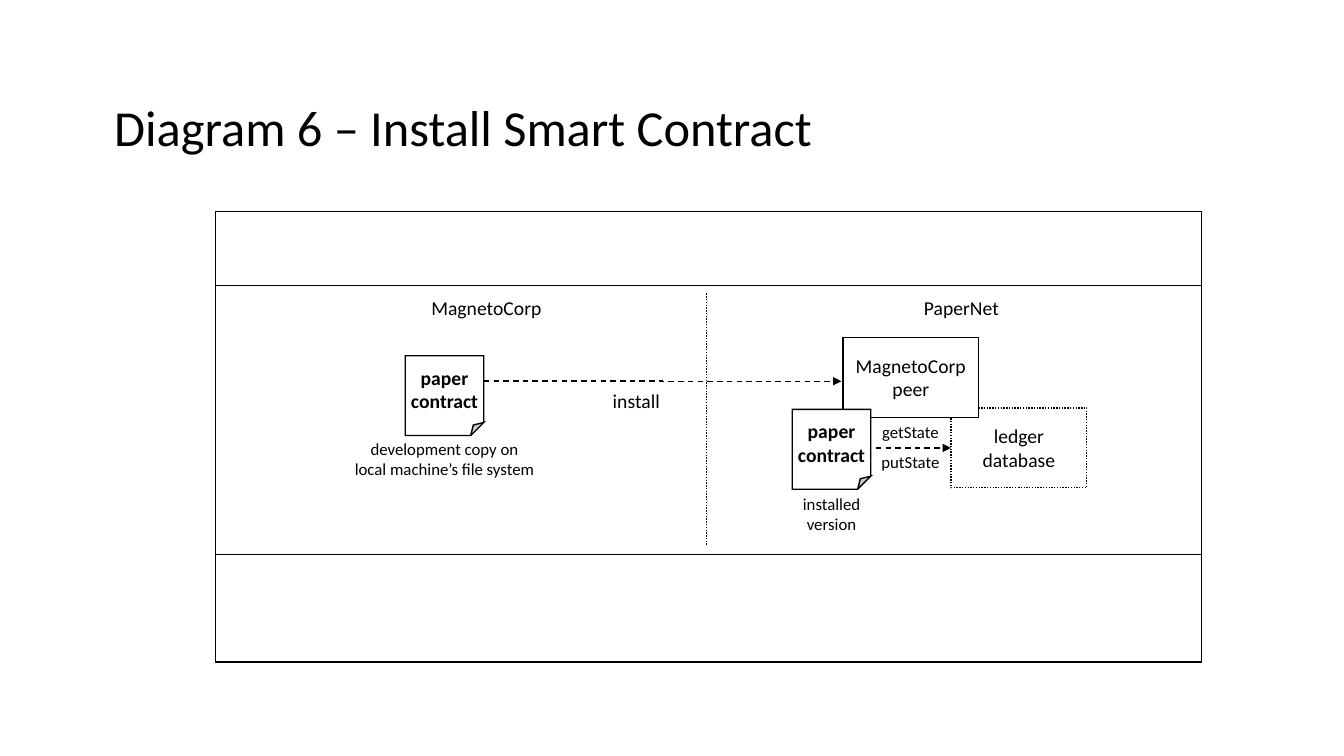
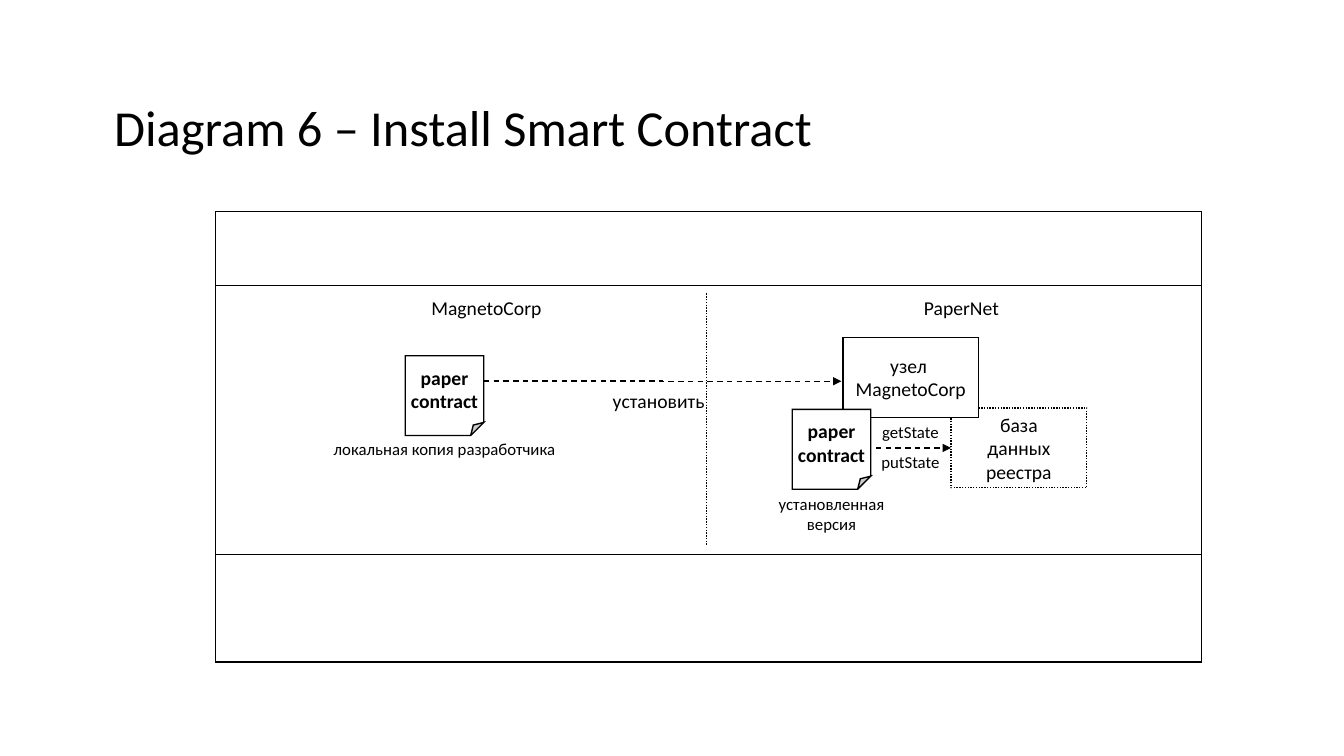
Before and after one commit to hyperledger/fabric-docs-i18n, a slide deck: slide 12 of docs/locale/ru_RU/source/tutorial/diagrams.pptx. Drawn at 1344x756 pixels with LibreOffice and Linux fonts; fonts in the diff are those of the drawing. Boxes give left, top, right and bottom in pixels: in the first picture for what was removed or moved away, otherwise in the second. Text is boxed around its words. In the diff, an @@ line names an element or a change of style, - is before the commit and + after.

```diff
--- a/docs/locale/ru_RU/source/tutorial/diagrams.pptx
+++ b/docs/locale/ru_RU/source/tutorial/diagrams.pptx
@@ text in rectangle at <box>890,363,927,376</box>: paragraph added @@
+узел
@@ text in rectangle at <box>892,386,929,399</box>: paragraph removed @@
-peer
@@ text at <box>613,398,705,411</box>: text changed @@
-install
+установить
@@ text in rectangle at <box>986,418,1051,482</box>: text changed @@
-ledger database
+база
+данных
+реестра
@@ text at <box>334,443,555,458</box>: text changed @@
-development copy on
-local machine’s file system
+локальная копия разработчика
@@ text at <box>779,502,885,533</box>: text changed @@
-installed
-version
+установленная
+версия
```
Also in this commit, not shown: 11 other slides changed, 12 other files.
